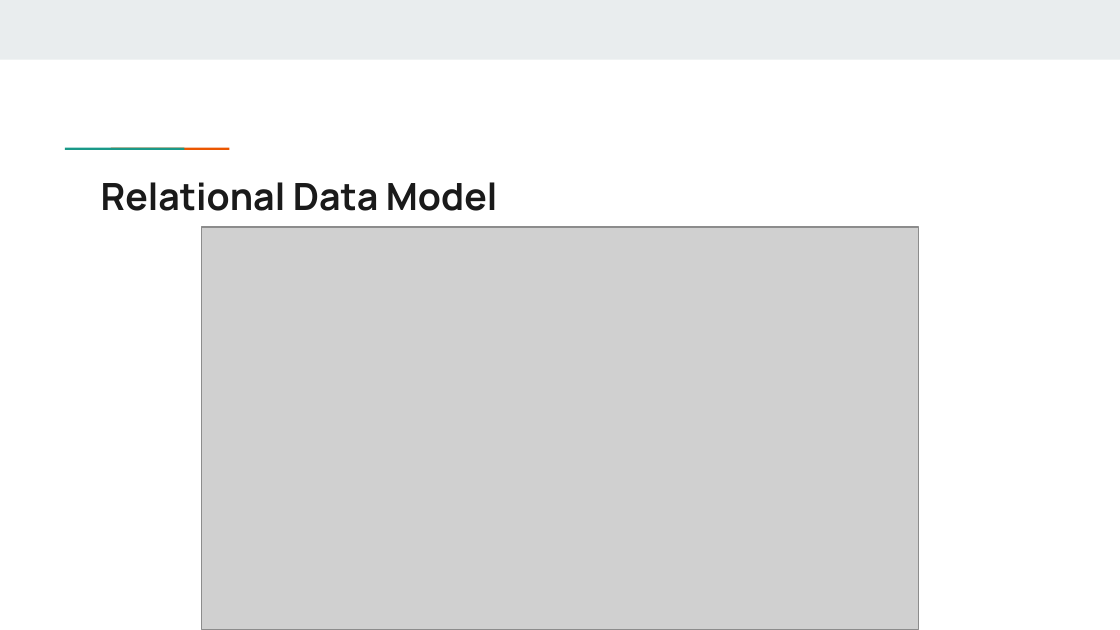
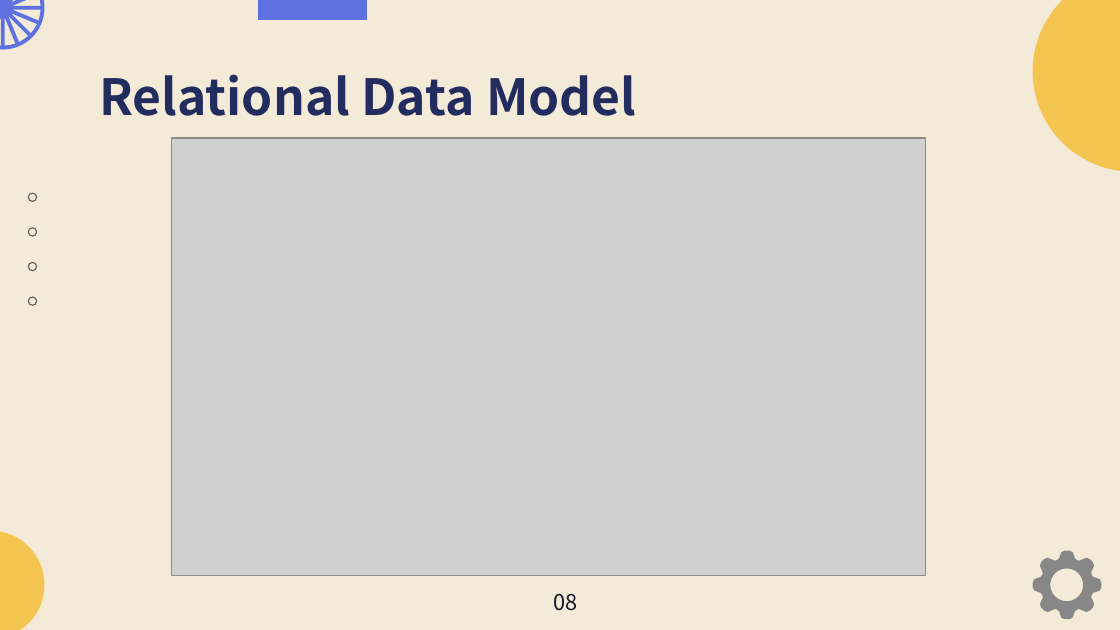
Before and after one commit to 2111518/Dormitory-repair-management-system, a slide deck: slide 9 of 期末報告.pptx (slide 11 before the commit). Drawn at 1120x630 pixels with LibreOffice and Linux fonts; fonts in the diff are those of the drawing; grey boxes stand for pictures. Boxes give left, top, right and bottom in pixels: in the first picture for what was removed or moved away, otherwise in the second. Text is boxed around its words. In the diff, an @@ line names an element or a change of style, - is before the commit and + after.

```diff
--- a/期末報告.pptx
+++ b/期末報告.pptx
@@ background #FFFFFF to #F3EBD8 @@
@@ rectangle removed at (0, 0, 1120, 59) @@
@@ freeform shape added at (0, 0, 45, 50), fill #5D71E0 @@
@@ freeform shape added at (259, 0, 367, 20), fill #5D71E0 @@
@@ freeform shape added at (1033, 0, 1120, 171), fill #F4C551 @@
@@ title "Relational Data Model": place and size @@
-title "Relational Data Model" at (101, 182, 497, 211)
+title "Relational Data Model" at (99, 74, 636, 116)
@@ title "Relational Data Model" at (99, 74, 636, 116): size 24.1 to 32 pt, font Manrope to Noto Sans CJK SC, text colour #1A1A1A to #232C5E @@
@@ rectangle removed at (102, 146, 148, 151) @@
@@ rectangle removed at (147, 146, 193, 151) @@
@@ picture: place and size @@
-picture at (202, 227, 918, 630)
+picture at (171, 138, 925, 576)
@@ group added at (28, 193, 36, 305): 4 freeform shapes @@
@@ freeform shape added at (0, 531, 45, 630), fill #F4C551 @@
@@ freeform shape added at (1033, 551, 1101, 619), fill #878787 @@
@@ text added at (553, 593, 577, 611), 14 pt, text #191A2A @@
+08
```
Also in this commit, not shown: 10 other slides changed, 2 slides added, 4 slides removed.
